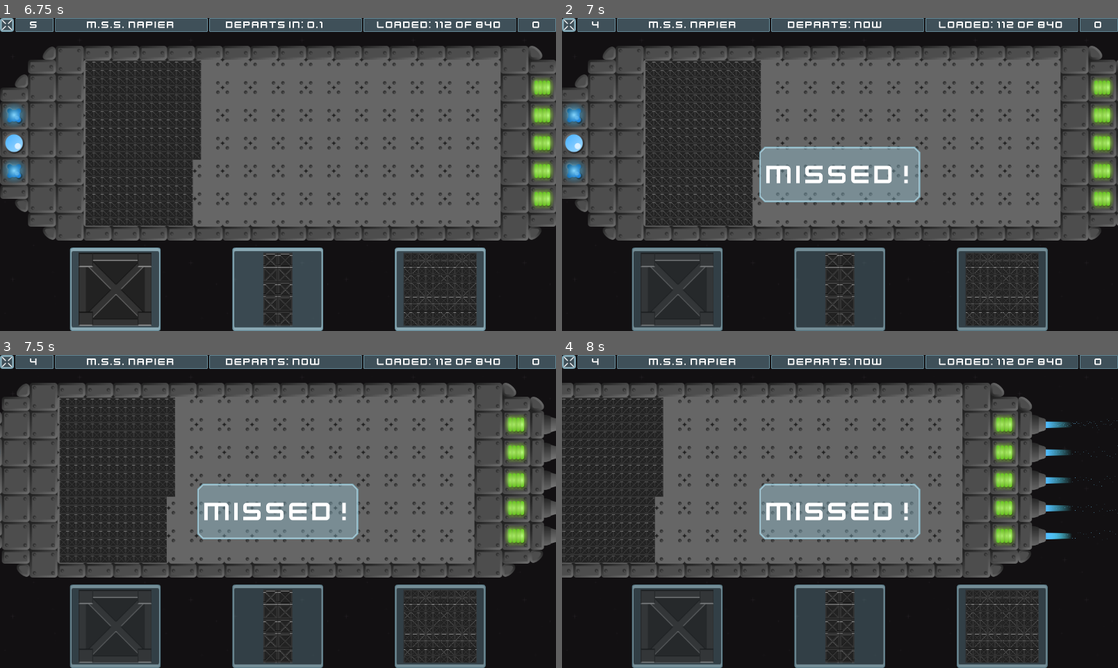
Above: before the commit, frames 1-4 (two rows, left to right).
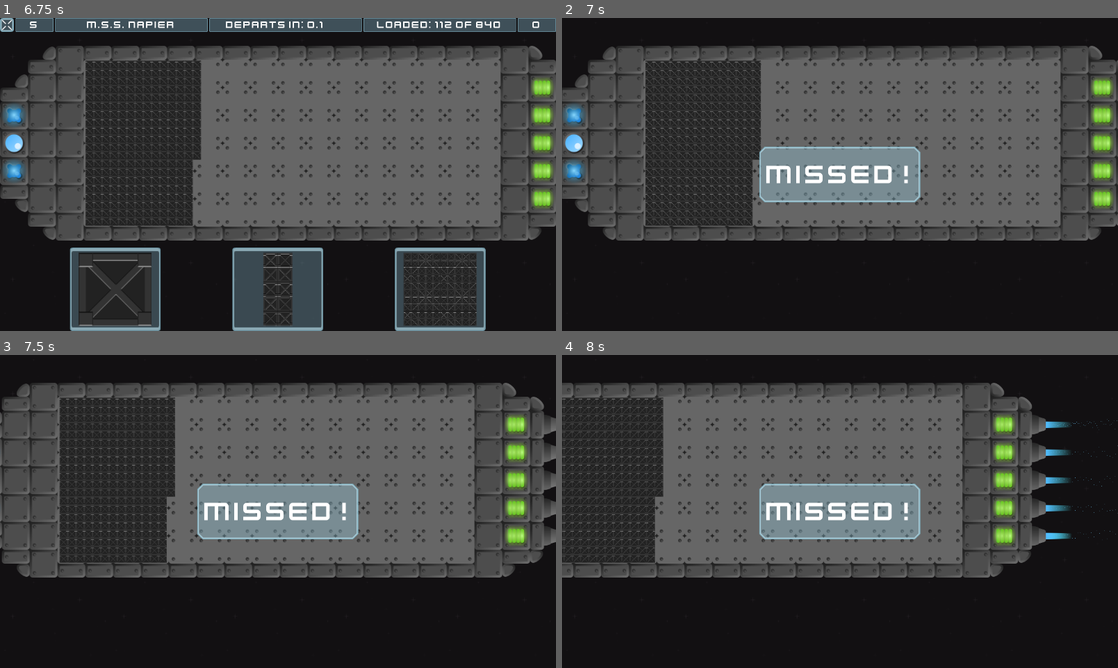
Above: after the commit, the same moments.

Repository: caleb-vincent/space-math
Game: Godot game, scene res://Cargo/Cargo.tscn
Two runs of this game, one before a commit and one after it. Both use one fixed random seed, a clock stepped at 60 frames per second and the inputs below. This scene is started directly instead of the project's main scene.
Inputs (mouse positions are in pixels of both pictures, inside the frame that each line leads up to):
- Up to frame 1 (6.75 s): move the mouse to (400, 158) at 0.52 s; click (400, 158) at 0.67 s; drag from (166, 190) to (250, 237) at 1.27 s; move the mouse to (333, 105) at 2.02 s; click (333, 105) at 2.17 s; drag from (250, 237) to (111, 127) at 2.77 s; move the mouse to (444, 221) at 3.52 s; click (444, 221) at 3.67 s; click (116, 290) at 4.25 s; click (278, 290) at 5 s; click (439, 290) at 5.75 s; click (116, 290) at 6.5 s
- Up to frame 2 (7 s): no input
- Up to frame 3 (7.5 s): drag from (111, 464) to (194, 433) at 7.27 s
- Up to frame 4 (8 s): no input

Frame 1 is identical in both runs. In frame 2, 15% of the frame differs, in the area x 0-100%, y 0-100%; in frame 3, 15%; in frame 4, 15%.

Commit message:
Cargo Placing UI updates
* Hide Controls & Status Bar when Message is being displayed
* Move Controls under HUD
* Fix Overloaded Lives/Score affect

Diff:
--- a/Cargo/Cargo.tscn
+++ b/Cargo/Cargo.tscn
@@ -1,7 +1,6 @@
-[gd_scene load_steps=8 format=2]
+[gd_scene load_steps=7 format=2]
 
 [ext_resource path="res://assets/black.png" type="Texture" id=1]
-[ext_resource path="res://Cargo/Controls.tscn" type="PackedScene" id=2]
 [ext_resource path="res://Cargo/Ship.tscn" type="PackedScene" id=3]
 [ext_resource path="res://Cargo/CargoHud.tscn" type="PackedScene" id=5]
 
@@ -30,7 +29,7 @@
 	_rng.randomize()
 	_newShip()
 	$Hud.score = 0
-	$Control.disabled = true
+	$Hud.controlsDisabled = true
 
 
 ################################################################################
@@ -54,8 +53,7 @@
 
 func _gameOver() -> void:
 	$Hud.msgText = GAME_OVER
-	$Control.visible = false
-	$Hud.connect(\"msgGone\", self, \"_on_GameOverSplashTimer_timeout\")
+	$Hud.connect(\"msgGone\", self, \"_on_GameOver\")
 
 
 func _newShip() -> void:
@@ -78,25 +76,25 @@
 	if $Hud.loadCount < $Hud.loadTotal:
 		$Hud.lives -= 1
 		$Hud.msgText = MISSED_MSG
-	elif $DepartureTimer.time_left > $DepartureTimer.wait_time / 2:
+	elif $Hud.loadCount == $Hud.loadTotal && $DepartureTimer.time_left > $DepartureTimer.wait_time / 2:
 		$Hud.lives += 1
 		$Hud.msgText = BONUS_MSG
 	if $Hud.lives < 0:
 		_gameOver()
 	$Ship.add_force(Vector2(0,0), EXIT_NUDGE)
-	$Control.disabled = true
+	$Hud.controlsDisabled = true
 
 
 func _updateLoadCount(add : int) -> void:
 	$Hud.loadCount += add
 	$Ship.addCargo(add)
 	if $Hud.loadCount == $Hud.loadTotal:
-		$Hud.score = int(clamp($Hud.score + 1, 0, 9999))
+		$Hud.score += 1
 		_shipDeparture()
 		$DepartureTimer.stop()
 	elif $Hud.loadCount > $Hud.loadTotal:
 		$Hud.msgText = OVERLOADED_MSG
-		$Hud.score = int(clamp($Hud.score - 1, 0, 9999))
+		$Hud.lives = ($Hud.lives - 1 if $Hud.lives > 0 else 0)
 
 
 ################################################################################
@@ -104,17 +102,17 @@
 ################################################################################
 
 
-func _on_Control_onesPlace() -> void:
+func _on_onesPlace() -> void:
 	if $Ship.isReady():
 		_updateLoadCount(1)
 
 
-func _on_Control_hundredsPlace() -> void:
+func _on_hundredsPlace() -> void:
 	if $Ship.isReady():
 		_updateLoadCount(100)
 
 
-func _on_Control_tensPlace() -> void:
+func _on_tensPlace() -> void:
 	if $Ship.isReady():
 		_updateLoadCount(10)
 
@@ -123,7 +121,7 @@
 	_shipDeparture()
 
 
-func _on_GameOverSplashTimer_timeout() -> void:
+func _on_GameOver() -> void:
 	emit_signal(\"gameOver\")
 
 
@@ -132,7 +130,7 @@
 
 
 func _on_Ship_shipReady() -> void:
-	$Control.disabled = false
+	$Hud.controlsDisabled = false
 
 "
 
@@ -170,10 +168,6 @@
 [node name="Hud" parent="." instance=ExtResource( 5 )]
 lives = 5
 
-[node name="Control" parent="." instance=ExtResource( 2 )]
-margin_top = 528.0
-margin_bottom = 0.0
-
 [node name="DepartureAccelerator" type="Area2D" parent="."]
 space_override = 3
 gravity_vec = Vector2( -1, 1 )
@@ -195,6 +189,7 @@
 [connection signal="timeout" from="DepartureTimer" to="." method="_on_DepartureTimer_timeout"]
 [connection signal="shipGone" from="Ship" to="." method="_on_ShipGone"]
 [connection signal="shipReady" from="Ship" to="." method="_on_Ship_shipReady"]
-[connection signal="hundredsPlace" from="Control" to="." method="_on_Control_hundredsPlace"]
-[connection signal="onesPlace" from="Control" to="." method="_on_Control_onesPlace"]
-[connection signal="tensPlace" from="Control" to="." method="_on_Control_tensPlace"]
+[connection signal="gameOver" from="Hud" to="." method="_on_GameOver"]
+[connection signal="hundredsPlace" from="Hud" to="." method="_on_hundredsPlace"]
+[connection signal="onesPlace" from="Hud" to="." method="_on_onesPlace"]
+[connection signal="tensPlace" from="Hud" to="." method="_on_tensPlace"]
--- a/Cargo/CargoHud.tscn
+++ b/Cargo/CargoHud.tscn
@@ -1,14 +1,19 @@
-[gd_scene load_steps=7 format=2]
+[gd_scene load_steps=8 format=2]
 
 [ext_resource path="res://assets/PopupStyle_Normal.tres" type="StyleBox" id=1]
 [ext_resource path="res://assets/theme.tres" type="Theme" id=2]
 [ext_resource path="res://assets/kenvector_future.ttf" type="DynamicFontData" id=3]
 [ext_resource path="res://assets/glassButton_close.png" type="Texture" id=4]
+[ext_resource path="res://Cargo/Controls.tscn" type="PackedScene" id=5]
 
 [sub_resource type="GDScript" id=1]
 script/source = "extends Control
 
+signal onesPlace
+signal tensPlace
+signal hundredsPlace
 signal msgGone
+signal gameOver
 
 export var shipName : String = \"M.S.S. Al-Khwārizmī\" setget _setShipName
 export var time = 0.0 setget _setTime
@@ -18,34 +23,43 @@
 export var score = 0 setget _setScore
 export var msgText : String setget _setMessage
 
+var controlsDisabled = true setget _setControlsDisabled
 
 func _ready()-> void:
 	_setLives(lives)
 	_setScore(score)
 
+
+func _setControlsDisabled(d : bool) -> void:
+	controlsDisabled = d
+	$VBoxContainer/Controls.disabled = d
+
+
 func _setMessage(msg : String) -> void:
 	msgText = msg
-	$CenterContainer/MessageBox/Label.text = msgText
-	$CenterContainer/MessageBox.visible = true
+	$VBoxContainer/CenterContainer/MessageBox/Label.text = msgText
+	$VBoxContainer/CenterContainer/MessageBox.visible = true
+	$VBoxContainer/StatusBar.visible = false
+	$VBoxContainer/Controls.visible = false
 	$MsgTimer.start()
 
 
 func _setShipName(name : String) -> void:
 	shipName = name
-	$StatusBar/ShipName/Label.text = shipName
+	$VBoxContainer/StatusBar/ShipName/Label.text = shipName
 
 
 func _setTime(t : float) -> void:
 	time = t
 	if t == 0:
-		$StatusBar/TimeRemaining/Label.text = \"Departs: NOW\"
+		$VBoxContainer/StatusBar/TimeRemaining/Label.text = \"Departs: NOW\"
 	else:
-		$StatusBar/TimeRemaining/Label.text = \"Departs in: \" +  \"%03.1f\" % [t]
+		$VBoxContainer/StatusBar/TimeRemaining/Label.text = \"Departs in: \" +  \"%03.1f\" % [t]
 
 
 func _setLives(l : int) -> void:
 	lives = l
-	$StatusBar/Lives/Label.text = str(l)
+	$VBoxContainer/StatusBar/Lives/Label.text = str(l)
 
 
 func _setLoad(count : int) -> void:
@@ -55,7 +69,7 @@
 
 func _setScore(s : int) -> void:
 	score = s
-	$StatusBar/Score/Label.text = str(score)
+	$VBoxContainer/StatusBar/Score/Label.text = str(score)
 
 
 func _setTotal(total : int) -> void:
@@ -64,14 +78,32 @@
 
 
 func _updateLoading() -> void:
-	$StatusBar/Loading/Label.text = \"Loaded: \" + \"%3d\" % [loadCount] + \" of \" + \"%3d\" % [loadTotal]
+	$VBoxContainer/StatusBar/Loading/Label.text = \"Loaded: \" + \"%3d\" % [loadCount] + \" of \" + \"%3d\" % [loadTotal]
+
+
+func _on_ExitButton_pressed() -> void:
+	emit_signal(\"gameOver\")
 
 
 func _on_MsgTimer_timeout() -> void:
-	$CenterContainer/MessageBox.visible = false
-	$CenterContainer/MessageBox/Label.text = \"\"
+	$VBoxContainer/CenterContainer/MessageBox.visible = false
+	$VBoxContainer/CenterContainer/MessageBox/Label.text = \"\"
 	msgText = \"\"
+	$VBoxContainer/StatusBar.visible = true
+	$VBoxContainer/Controls.visible = true
 	emit_signal(\"msgGone\")
+
+
+func _onOnesButton() -> void:
+	emit_signal(\"onesPlace\")
+
+
+func _onTensButton() -> void:
+	emit_signal(\"tensPlace\")
+
+
+func _onHundredsButton() -> void:
+	emit_signal(\"hundredsPlace\")
 "
 
 [sub_resource type="DynamicFont" id=2]
@@ -87,8 +119,19 @@
 "_edit_use_anchors_": false
 }
 
-[node name="StatusBar" type="HBoxContainer" parent="."]
-anchor_right = 1.0
+[node name="MsgTimer" type="Timer" parent="."]
+wait_time = 2.75
+one_shot = true
+
+[node name="VBoxContainer" type="VBoxContainer" parent="."]
+anchor_right = 1.0
+anchor_bottom = 1.0
+__meta__ = {
+"_edit_use_anchors_": false
+}
+
+[node name="StatusBar" type="HBoxContainer" parent="VBoxContainer"]
+margin_right = 1280.0
 margin_bottom = 32.0
 rect_min_size = Vector2( 0, 32 )
 size_flags_horizontal = 3
@@ -97,14 +140,14 @@
 "_edit_use_anchors_": false
 }
 
-[node name="ExitButton" type="TextureButton" parent="StatusBar"]
+[node name="ExitButton" type="TextureButton" parent="VBoxContainer/StatusBar"]
 margin_right = 32.0
 margin_bottom = 32.0
 size_flags_vertical = 3
 texture_normal = ExtResource( 4 )
 stretch_mode = 5
 
-[node name="Lives" type="Panel" parent="StatusBar"]
+[node name="Lives" type="Panel" parent="VBoxContainer/StatusBar"]
 margin_left = 36.0
 margin_right = 123.0
 margin_bottom = 32.0
@@ -114,7 +157,7 @@
 "_edit_use_anchors_": false
 }
 
-[node name="Label" type="Label" parent="StatusBar/Lives"]
+[node name="Label" type="Label" parent="VBoxContainer/StatusBar/Lives"]
 anchor_right = 1.0
 anchor_bottom = 1.0
 text = "N"
@@ -124,7 +167,7 @@
 "_edit_use_anchors_": false
 }
 
-[node name="ShipName" type="Panel" parent="StatusBar"]
+[node name="ShipName" type="Panel" parent="VBoxContainer/StatusBar"]
 margin_left = 127.0
 margin_right = 477.0
 margin_bottom = 32.0
@@ -134,7 +177,7 @@
 "_edit_use_anchors_": false
 }
 
-[node name="Label" type="Label" parent="StatusBar/ShipName"]
+[node name="Label" type="Label" parent="VBoxContainer/StatusBar/ShipName"]
 anchor_right = 1.0
 anchor_bottom = 1.0
 text = "M.S.S. Al-Kindi"
@@ -145,7 +188,7 @@
 "_edit_use_anchors_": false
 }
 
-[node name="TimeRemaining" type="Panel" parent="StatusBar"]
+[node name="TimeRemaining" type="Panel" parent="VBoxContainer/StatusBar"]
 margin_left = 481.0
 margin_right = 831.0
 margin_bottom = 32.0
@@ -155,7 +198,7 @@
 "_edit_use_anchors_": false
 }
 
-[node name="Label" type="Label" parent="StatusBar/TimeRemaining"]
+[node name="Label" type="Label" parent="VBoxContainer/StatusBar/TimeRemaining"]
 anchor_left = 0.5
 anchor_right = 0.5
 anchor_bottom = 1.0
@@ -169,7 +212,7 @@
 "_edit_use_anchors_": false
 }
 
-[node name="Loading" type="Panel" parent="StatusBar"]
+[node name="Loading" type="Panel" parent="VBoxContainer/StatusBar"]
 margin_left = 835.0
 margin_right = 1185.0
 margin_bottom = 32.0
@@ -179,7 +222,7 @@
 "_edit_use_anchors_": false
 }
 
-[node name="Label" type="Label" parent="StatusBar/Loading"]
+[node name="Label" type="Label" parent="VBoxContainer/StatusBar/Loading"]
 anchor_right = 1.0
 anchor_bottom = 1.0
 text = "Loaded: nnn of NNN"
@@ -190,7 +233,7 @@
 "_edit_use_anchors_": false
 }
 
-[node name="Score" type="Panel" parent="StatusBar"]
+[node name="Score" type="Panel" parent="VBoxContainer/StatusBar"]
 margin_left = 1189.0
 margin_right = 1280.0
 margin_bottom = 32.0
@@ -198,7 +241,7 @@
 size_flags_vertical = 3
 size_flags_stretch_ratio = 0.25
 
-[node name="Label" type="Label" parent="StatusBar/Score"]
+[node name="Label" type="Label" parent="VBoxContainer/StatusBar/Score"]
 anchor_right = 1.0
 anchor_bottom = 1.0
 text = "NNn"
@@ -208,24 +251,27 @@
 "_edit_use_anchors_": false
 }
 
-[node name="CenterContainer" type="CenterContainer" parent="."]
-anchor_right = 1.0
-anchor_bottom = 1.0
-mouse_filter = 1
-__meta__ = {
-"_edit_use_anchors_": false
-}
-
-[node name="MessageBox" type="PanelContainer" parent="CenterContainer"]
+[node name="CenterContainer" type="CenterContainer" parent="VBoxContainer"]
+margin_top = 36.0
+margin_right = 1280.0
+margin_bottom = 524.0
+mouse_filter = 2
+size_flags_horizontal = 3
+size_flags_vertical = 3
+__meta__ = {
+"_edit_use_anchors_": false
+}
+
+[node name="MessageBox" type="PanelContainer" parent="VBoxContainer/CenterContainer"]
 visible = false
 margin_left = 512.0
-margin_top = 296.0
+margin_top = 180.0
 margin_right = 768.0
-margin_bottom = 424.0
+margin_bottom = 308.0
 rect_min_size = Vector2( 256, 128 )
 custom_styles/panel = ExtResource( 1 )
 
-[node name="Label" type="Label" parent="CenterContainer/MessageBox"]
+[node name="Label" type="Label" parent="VBoxContainer/CenterContainer/MessageBox"]
 margin_left = 16.0
 margin_top = 16.0
 margin_right = 350.0
@@ -240,8 +286,15 @@
 "_edit_use_anchors_": false
 }
 
-[node name="MsgTimer" type="Timer" parent="."]
-wait_time = 2.75
-one_shot = true
-[connection signal="pressed" from="StatusBar/ExitButton" to="." method="_on_gameOver"]
+[node name="Controls" parent="VBoxContainer" instance=ExtResource( 5 )]
+anchor_right = 0.0
+anchor_bottom = 0.0
+margin_top = 528.0
+margin_right = 1280.0
+margin_bottom = 720.0
+rect_min_size = Vector2( 0, 192 )
 [connection signal="timeout" from="MsgTimer" to="." method="_on_MsgTimer_timeout"]
+[connection signal="pressed" from="VBoxContainer/StatusBar/ExitButton" to="." method="_on_ExitButton_pressed"]
+[connection signal="hundredsPlace" from="VBoxContainer/Controls" to="." method="_onHundredsButton"]
+[connection signal="onesPlace" from="VBoxContainer/Controls" to="." method="_onOnesButton"]
+[connection signal="tensPlace" from="VBoxContainer/Controls" to="." method="_onTensButton"]
Not shown: 5 places in Cargo/Controls.tscn that only renumber resources
Not shown, removed: export_presets.cfg
Not shown, changed: .gitignore
